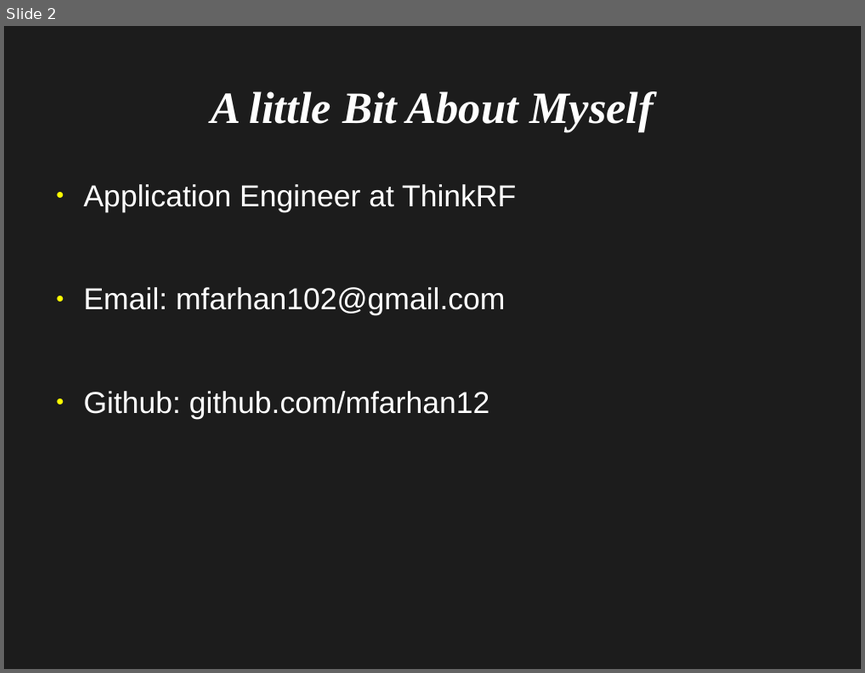
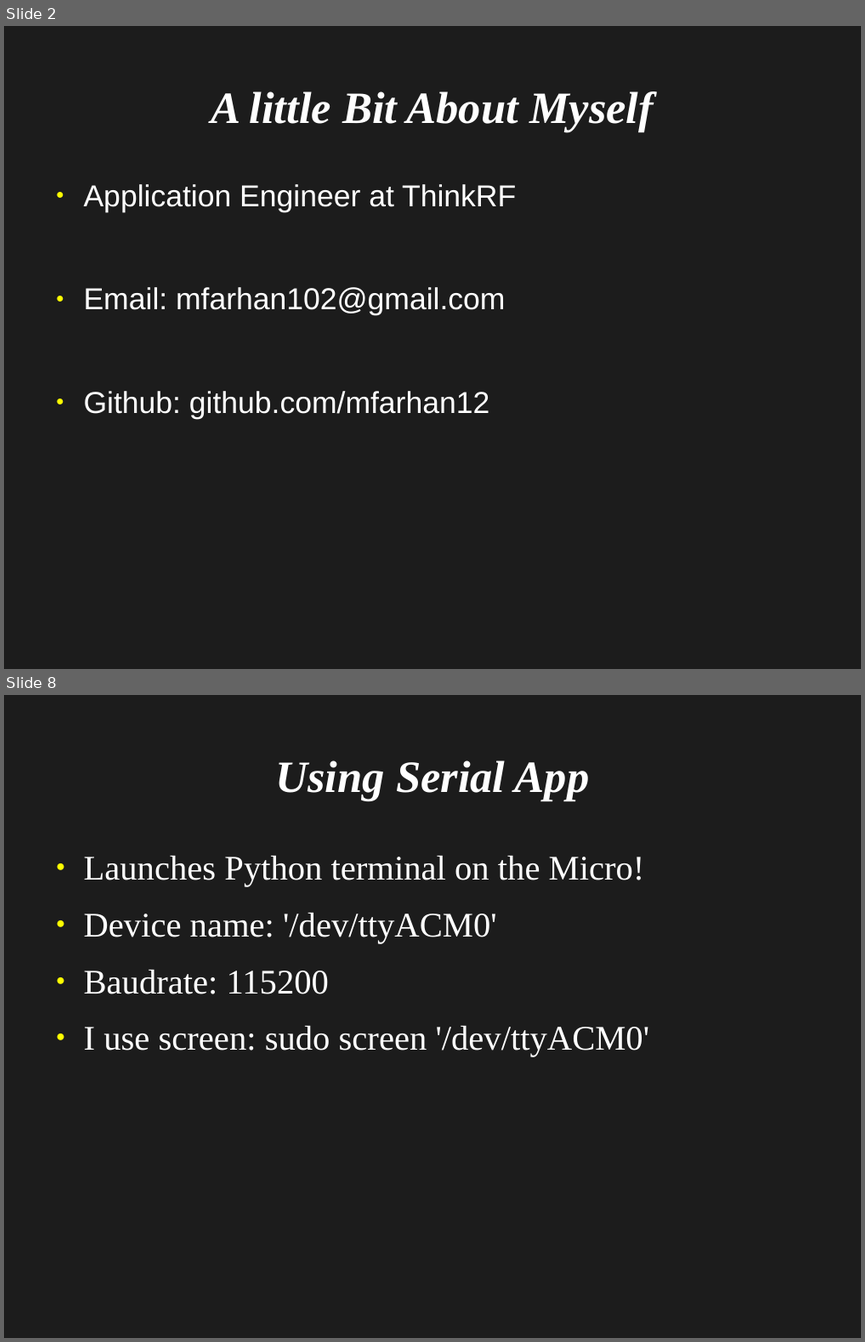
Before and after one commit to mfarhan12/micro-python, a slide deck: Introduction to Micro Python.odp. Shown one above the other, each under a label of ours: slide 2 before the commit, slides 2 and 8 after it; the slides between them are not shown. The pictures are 865x673 and 865x1342 pixels, drawn with LibreOffice and Linux fonts; fonts in the diff are those of the drawing. Boxes give left, top, right and bottom in pixels: in the first picture for what was removed or moved away, otherwise in the second. Text is boxed around its words. In the diff, an @@ line names an element or a change of style, - is before the commit and + after.

```diff
--- a/Introduction to Micro Python.odp
+++ b/Introduction to Micro Python.odp
@@ slide 8 added at (4,695,861,1338), background #1C1C1C @@
@@ title added at (275,760,590,800), 41.4 pt, text #FFFFFF, bold, italic @@
+Using Serial App
@@ text added at (84,855,650,1057), 32 pt, text #FFFFFF @@
+● Launches Python terminal on the Micro!
+● Device name: '/dev/ttyACM0'
+● Baudrate: 115200
+● I use screen: sudo screen '/dev/ttyACM0'
```
Also in this commit, not shown: 2 slides changed, 3 other slides added.
